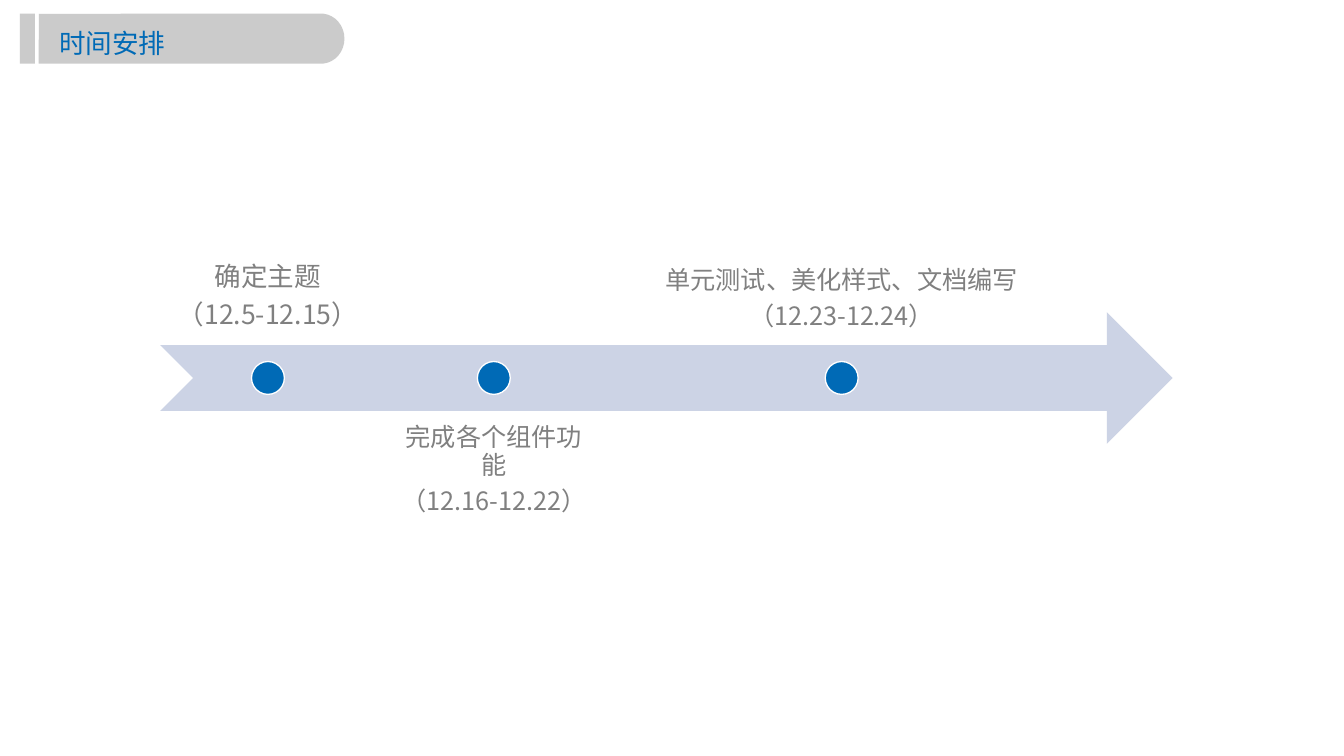
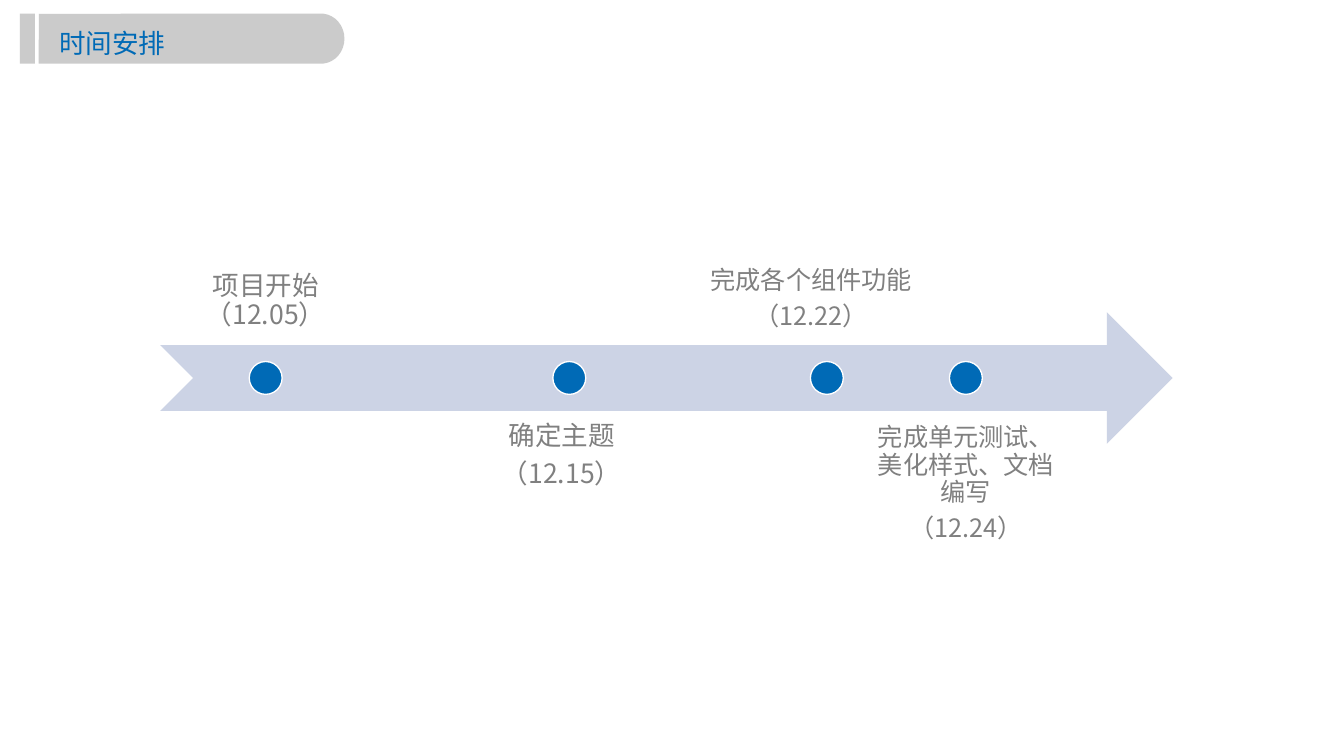
Before and after one commit to yfzm/FPSEI-team2, a slide deck: slide 9 of PROJECT2.pptx (slide 7 before the commit). Drawn at 1344x756 pixels with LibreOffice and Linux fonts; fonts in the diff are those of the drawing; background and template pictures are left out. Boxes give left, top, right and bottom in pixels: in the first picture for what was removed or moved away, otherwise in the second. Text is boxed around its words. In the diff, an @@ line names an element or a change of style, - is before the commit and + after.

```diff
--- a/PROJECT2.pptx
+++ b/PROJECT2.pptx
@@ text "完成各个组件功能": place and size @@
-text "完成各个组件功能" at (401,425,586,512)
+text "完成各个组件功能" at (711,268,912,327)
@@ text "完成各个组件功能" at (711,268,912,327): vertical alignment top to bottom @@
@@ text added at (206,273,326,327), 20 pt, text #808080 @@
+项目开始（12.05）
@@ text at (755,303,868,327): text changed @@
-（12.16-12.22）
+（12.22）
@@ ellipse: place and size @@
-ellipse at (478,361,510,394)
+ellipse at (553,361,585,394)
@@ ellipse: place and size @@
-ellipse at (825,361,857,394)
+ellipse at (811,361,843,394)
@@ ellipse added at (949,361,982,394), fill #006AB6, outline #FFFFFF 1 pt @@
@@ text "确定主题" at (502,423,622,486): vertical alignment bottom to top @@
@@ text "确定主题": place and size @@
-text "确定主题" at (178,264,359,327)
+text "确定主题" at (502,423,622,486)
@@ text "完成单元测试、美化样式、文档编写" at (878,425,1054,539): vertical alignment bottom to top @@
@@ text at (878,425,1054,539): text changed @@
-单元测试、美化样式、文档编写
-（12.23-12.24）
+完成单元测试、美化样式、文档编写
+（12.24）
@@ text at (502,460,622,486): text changed @@
-（12.5-12.15）
+（12.15）
```
Also in this commit, not shown: 13 other slides changed, 7 slides added, 1 slide removed.
